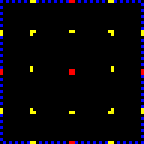
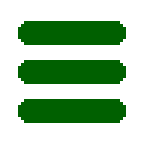
Comparing the layer stacks of the two 144px x 144px images. Changes:
added layer "Background copy 12" above "Background copy 11" over box(18, 21, 126, 123)
hid "Background copy 4", painted on it over box(0, 0, 144, 144)
hid "Background copy 2" over box(0, 0, 144, 144)
